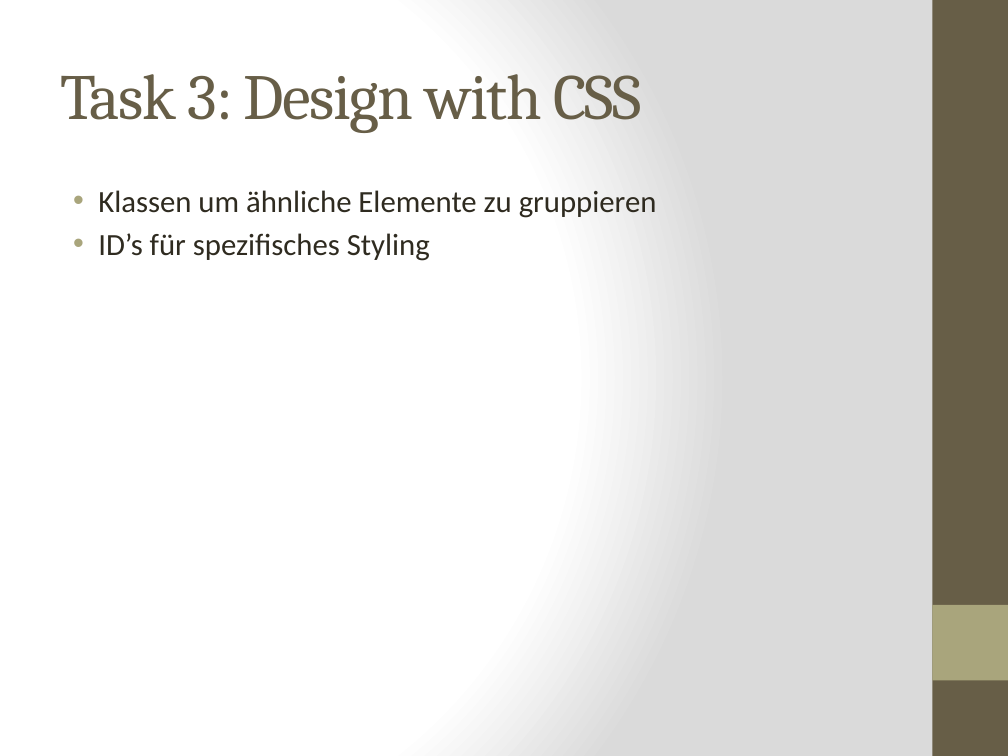
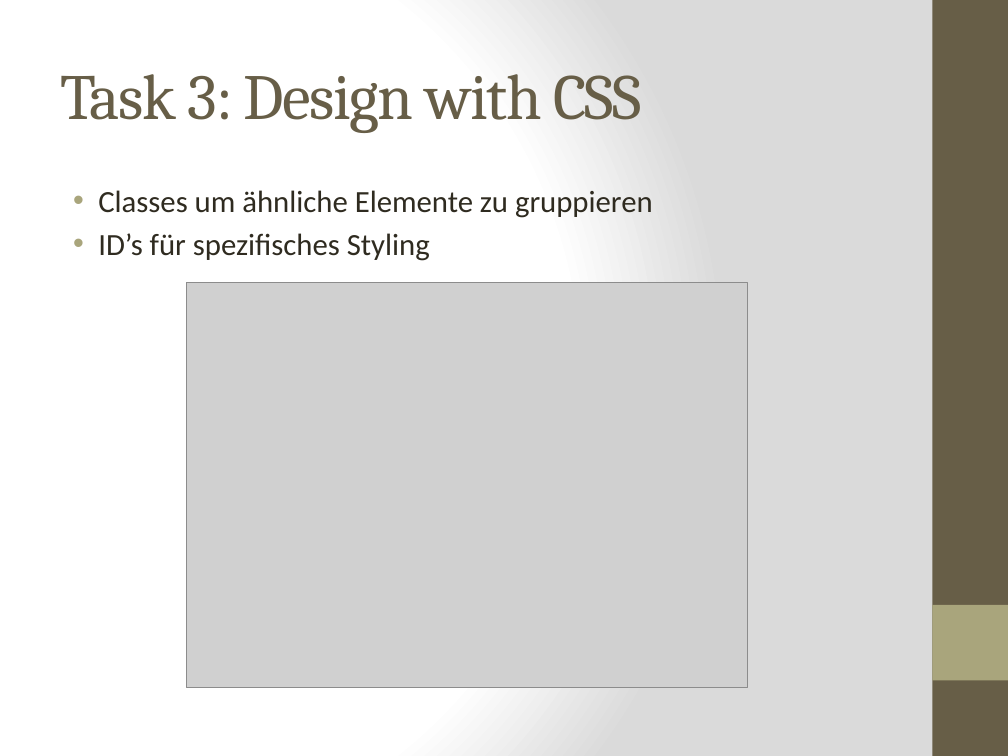
Before and after one commit to kochm8/ch.bfh.bti7054.w2014.p.beerwebshop, a slide deck: slide 6 of doc/Präsentation.pptx (slide 7 before the commit). Drawn at 1008x756 pixels with LibreOffice and Linux fonts; fonts in the diff are those of the drawing; grey boxes stand for pictures. Boxes give left, top, right and bottom in pixels: in the first picture for what was removed or moved away, otherwise in the second. Text is boxed around its words. In the diff, an @@ line names an element or a change of style, - is before the commit and + after.

```diff
--- a/doc/Präsentation.pptx
+++ b/doc/Präsentation.pptx
@@ text at bbox=[98, 190, 653, 218]: text changed @@
-• Klassen um ähnliche Elemente zu gruppieren
+• Classes um ähnliche Elemente zu gruppieren
@@ picture added at bbox=[186, 283, 748, 688] @@
```
Also in this commit, not shown: 1 slide removed.
